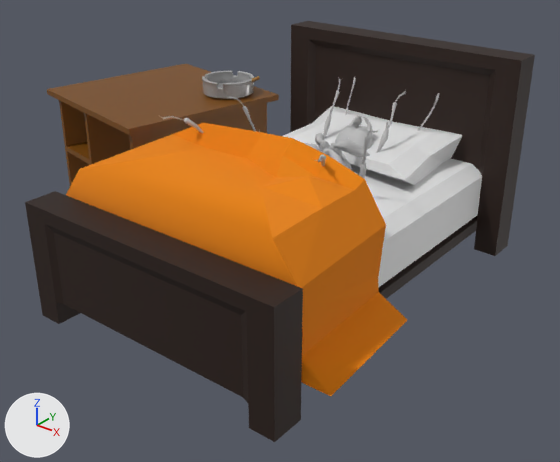
Renders of the glTF model main_scene/public/models/ant_BED/ant/ant.gltf from each side of a commit.
Camera for both pictures: a 50 mm camera at (2.38, -3.1, 2.19) aimed at (-0.17, 0.08, 0.22). Every picture has the same lights, and +X, +Y and +Z are marked at lower left. Where no turn or scale is listed for an object, it has been applied to the vertices.

The first picture shows '55.002', 'Blanky-Blanky.001', 'Frame.001', 'Mattress.001', 'ant.006', 'defaultMaterial.001', 'pillow.001'.
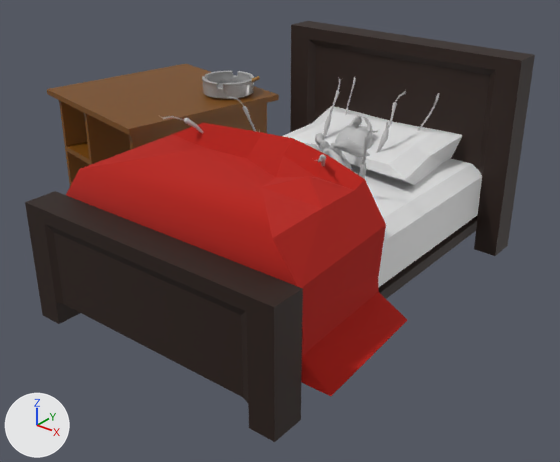
Where the change shows, as pixel boxes [x1, y1, x2, y2] in the pictures (560 x 462 px):
```json
{"object": "Blanky-Blanky.001", "change": "recoloured", "before": [66, 123, 407, 396], "after": [66, 123, 407, 396], "on screen": "orange to red"}
```

Scene script edits in JSON lines:
```json
{"op": "set", "path": "mat_material_002.base_color", "old": "(0.8, 0.224, 0.0)", "new": "(0.468, 0.0119, 0.00582)", "note": "orange #e78200 -> red #b61c11"}
```
